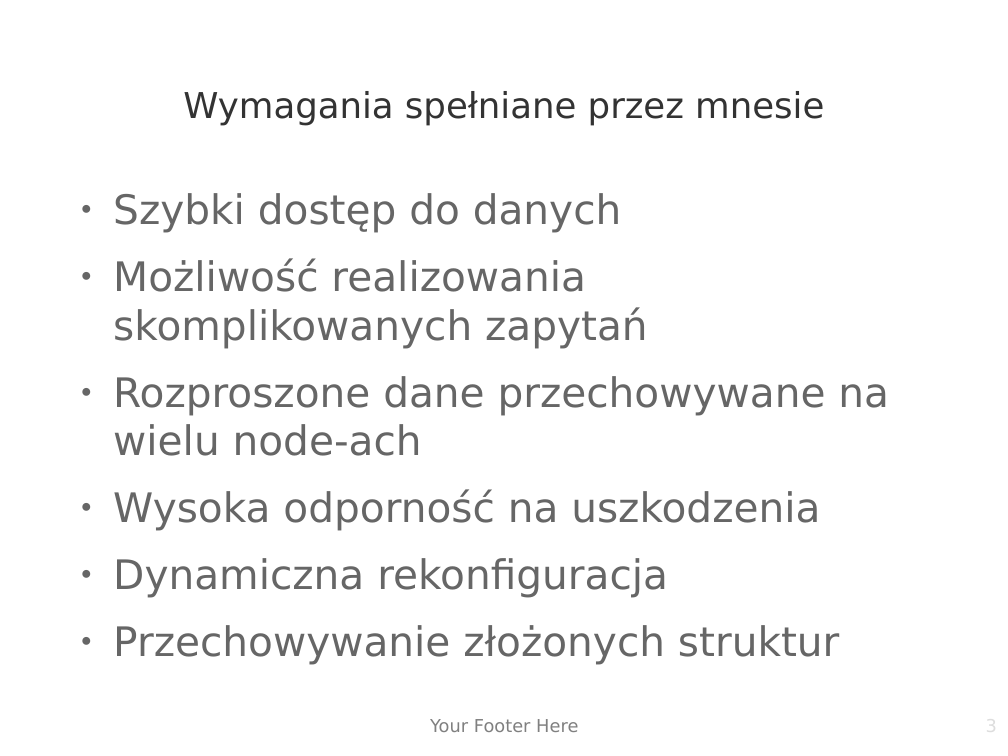
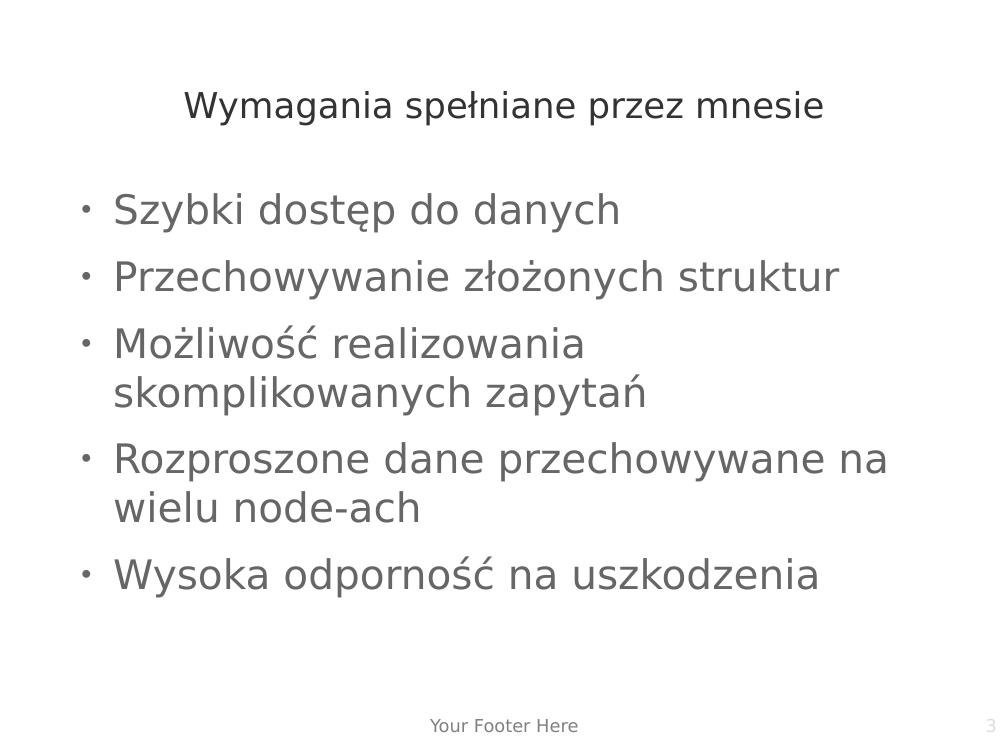
Before and after one commit to Regis111/mnesia-pres, a slide deck: slide 3 of mnesia.odp. Drawn at 1008x756 pixels with LibreOffice and Linux fonts; fonts in the diff are those of the drawing; background and template pictures are left out. Boxes give left, top, right and bottom in pixels: in the first picture for what was removed or moved away, otherwise in the second. Text is boxed around its words. In the diff, an @@ line names an element or a change of style, - is before the commit and + after.

```diff
--- a/mnesia.odp
+++ b/mnesia.odp
@@ text at box(113, 260, 839, 300): paragraph added @@
+● Przechowywanie złożonych struktur
@@ text at box(113, 558, 839, 665): paragraphs removed @@
-● Dynamiczna rekonfiguracja
-● Przechowywanie złożonych struktur
```
Also in this commit, not shown: 1 other slide changed, 1 other file.
